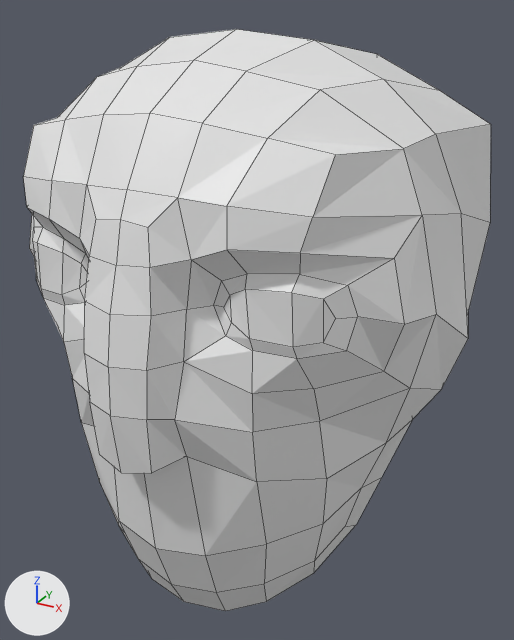
A saved change to the Blender file BaseMeshPractice.blend.
Both versions are drawn from a 50 mm lens placed at (86.8, -161.1, 97.1), pointed at (0.6, -4.4, 18.8). Every picture has the same lights, and +X, +Y and +Z are marked at lower left. Mesh edges are drawn as thin lines.
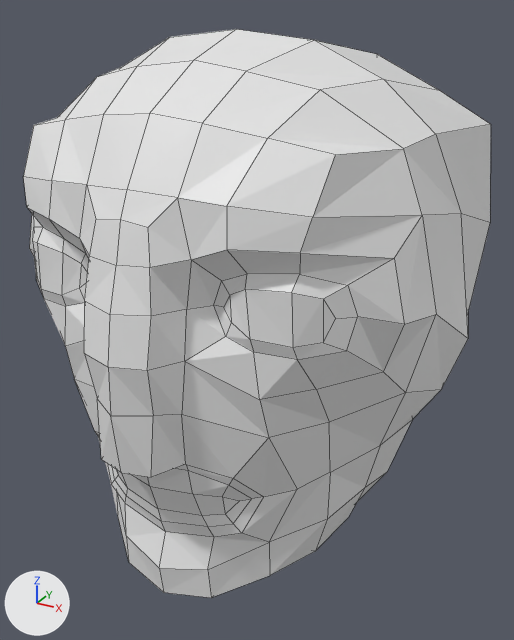
The change in detail:
me_cube is used by ob_cube; location (0.0, 0.0, 0.0).
me_cube had 123 vertices, 108 faces and spanned x 0.0..57.0, y -65.5..59.6, z -48.2..92.6.
me_cube now has 142 vertices, 125 faces and spans x 0.0..57.0, y -65.3..59.6, z -42.3..92.6.
Part 1, on me_cube:
5 faces are deleted.
38 vertices move from x 0.0..49.4, y -65.5..-9.1, z -48.2..37.6 to x 0.0..48.9, y -65.3..-7.0, z -42.3..37.4.
19 vertices are added at x 0.0..23.6, y -53.2..-42.9, z -38.1..2.3.
22 new faces join them.

Boxes [x1, y1, x2, y2] around the edits, measured in the pictures (514 x 640 px):
'Cube', reshaped: before [24, 29, 491, 611]; after [24, 29, 491, 598]
part 1 of me_cube, built on: before [30, 242, 468, 611]; after [30, 242, 468, 598]
